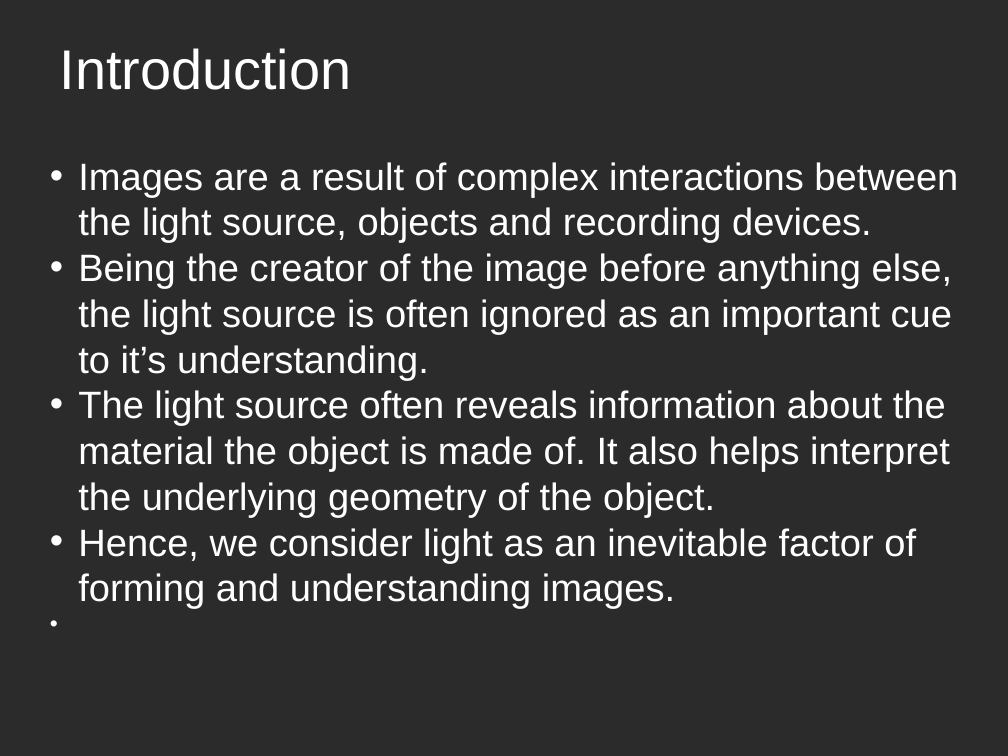
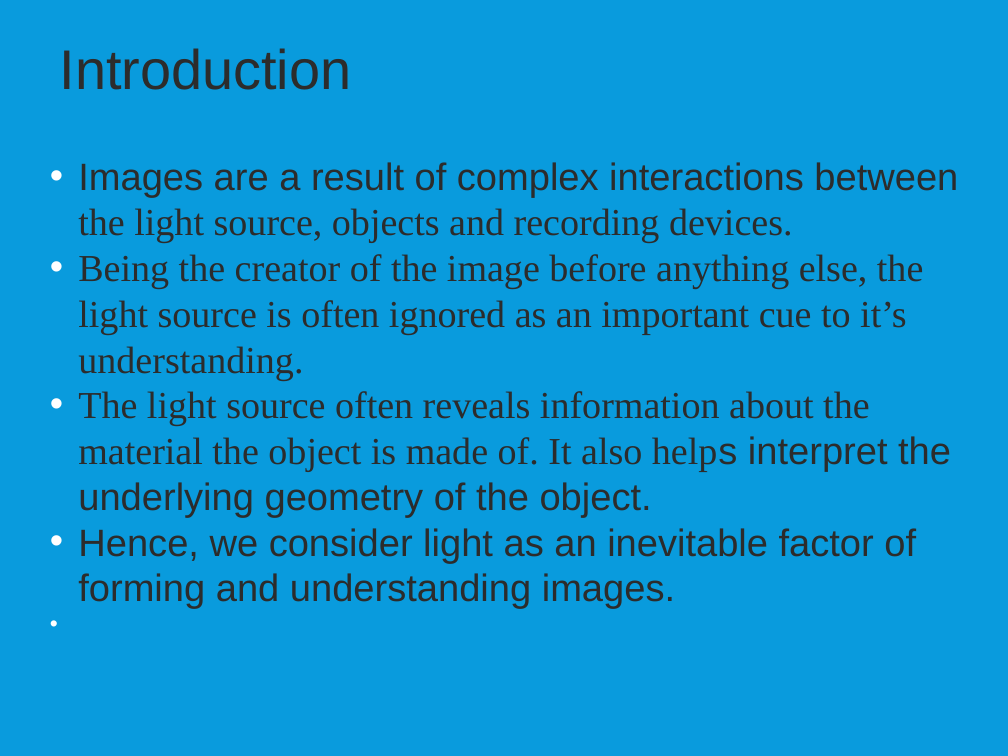
Before and after one commit to Anirudh-Shrikanth/light_source_direction_detection, a slide deck: slide 2 of PPT.odp. Drawn at 1008x756 pixels with LibreOffice and Linux fonts; fonts in the diff are those of the drawing; background and template pictures are left out; a plain dark background stands for a picture behind light text. Boxes give left, top, right and bottom in pixels: in the first picture for what was removed or moved away, otherwise in the second. Text is boxed around its words. In the diff, an @@ line names an element or a change of style, - is before the commit and + after.

```diff
--- a/PPT.odp
+++ b/PPT.odp
@@ background picture (left out) to #099BDD @@
@@ text "Introduction" at bbox=[60, 48, 352, 90]: text colour #FFFFFF to #2C2C2C @@
@@ text "Images are a result of ..." at bbox=[78, 162, 958, 609]: font Arial to Times New Roman in "the light source, objects and recording devices.", "Being the creator of the image before ...", "The light source often reveals information about ..."; text colour #FFFFFF to #2C2C2C @@
```
Also in this commit, not shown: 7 other slides changed.
